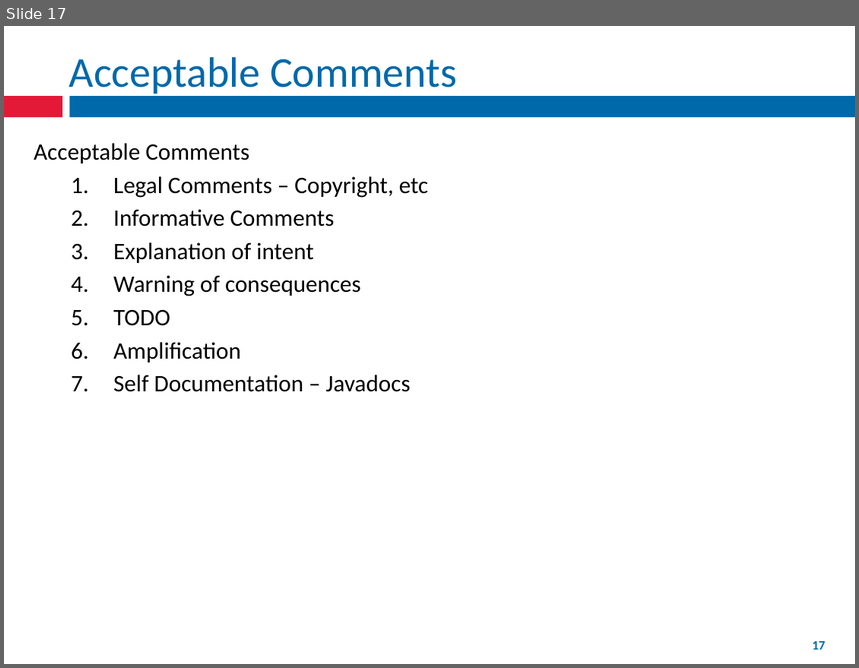
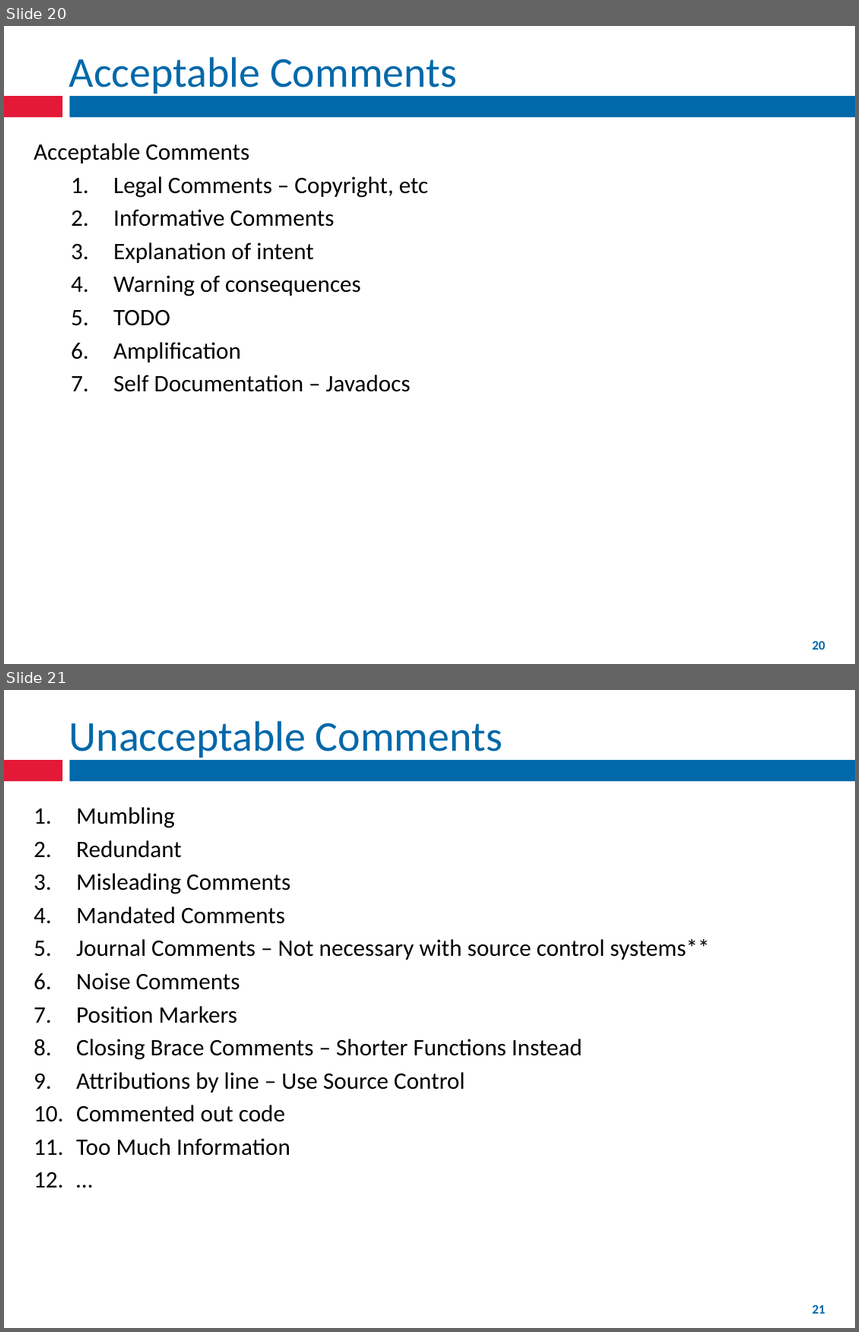
Before and after one commit to fernandozamoraj/Clean-Code-Presentation, a slide deck: Short Presentation/Clean Code.pptx. Shown one above the other, each under a label of ours: slide 17 before the commit, slides 20 and 21 after it. The pictures are 859x668 and 859x1332 pixels, drawn with LibreOffice and Linux fonts; fonts in the diff are those of the drawing. Boxes give left, top, right and bottom in pixels: in the first picture for what was removed or moved away, otherwise in the second. Text is boxed around its words. In the diff, an @@ line names an element or a change of style, - is before the commit and + after.

```diff
--- a/Short Presentation/Clean Code.pptx
+++ b/Short Presentation/Clean Code.pptx
@@ slide 21 added at (4, 690, 855, 1328), background #FFFFFF; not listed: 3 template elements that a slide beside it also shows @@
@@ title added at (69, 721, 503, 761), 36 pt, text #0069AA @@
+Unacceptable Comments
@@ text added at (34, 807, 710, 1156), 20 pt, text #000000 @@
+1. Mumbling
+2. Redundant
+3. Misleading Comments
+4. Mandated Comments
+5. Journal Comments – Not necessary with source control systems**
+6. Noise Comments
+7. Position Markers
+8. Closing Brace Comments – Shorter Functions Instead
+9. Attributions by line – Use Source Control
+10. Commented out code
+11. Too Much Information
+12. …
@@ rectangle added at (238, 1300, 621, 1322), fill #FFFFFF, outline #FFFFFF 2 pt @@
@@ what was slide 17 is now slide 20 @@
@@ page number at (813, 641, 826, 650): text changed @@
-17
+20
```
Also in this commit, not shown: 2 slides changed, 4 other slides added.
